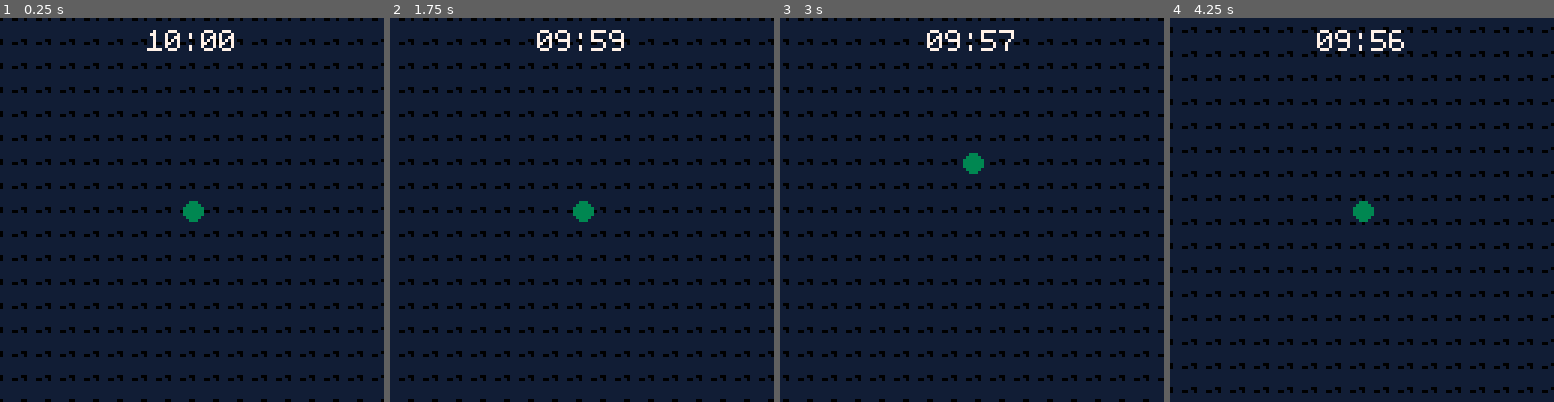
Above: before the commit, frames 1-4 (left to right).
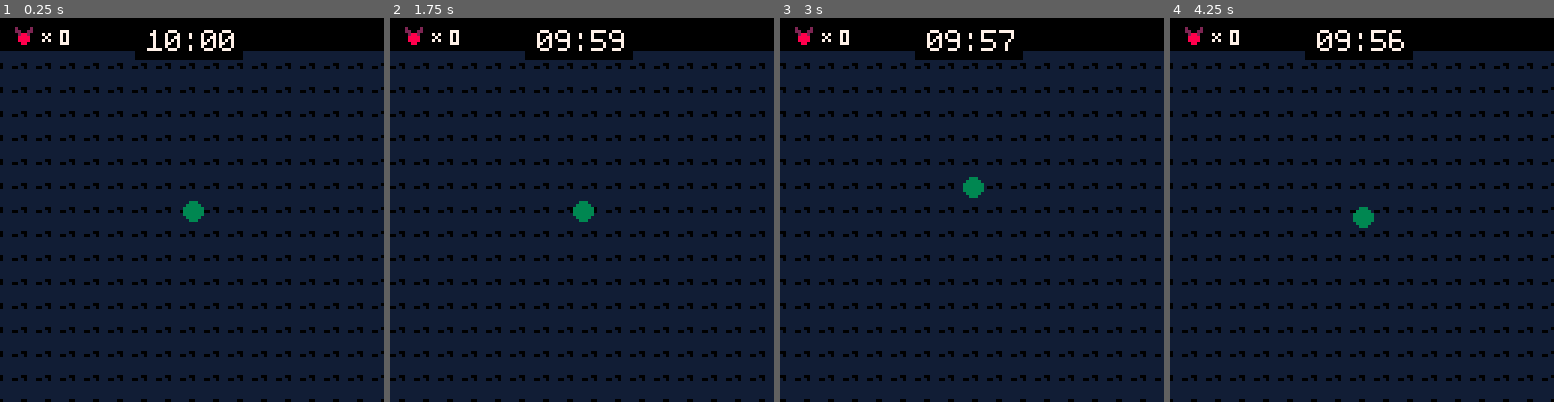
Above: after the commit, the same moments.

Repository: kevinthompson/moonbreak-p8
Game: PICO-8 cartridge game.p8
The game is run twice, just before and just after one commit, with the same random seed, the same clock (stepped at 60 frames per second) and the same inputs.
Inputs:
- Up to frame 1 (0.25 s): no input
- Up to frame 2 (1.75 s): hold Right from 1.6 s (still down)
- Up to frame 3 (3 s): release Right at 2.1 s; hold Up 2.15-2.42 s; hold Right from 2.47 s (still down)
- Up to frame 4 (4.25 s): release Right at 3.03 s; hold Left 3.08-3.58 s; hold Down 3.63-3.97 s; hold Right from 4.02 s (still down)

The runs differ from the first frame. In frame 1, 8.1% of the frame differs, in the area x 0-100%, y 0-11%; in frame 2, 19%; in frame 3, 17%; in frame 4, 23%, in the area x 0-100%, y 0-100%.

Commit message:
feat: initial minion count UI

Diff:
--- a/game.lua
+++ b/game.lua
@@ -1,34 +1,8 @@
-player = entity:new({
-  x=64,
-  y=64,
-  speed=1,
-
-  update=function(_ENV)
-    local dx=0
-    local dy=0
-
-    if (btn(0)) dx-=1
-    if (btn(1)) dx+=1
-    if (btn(2)) dy-=1
-    if (btn(3)) dy+=1
-
-    -- normalize movement speed
-    if dx!=0 or dy != 0 then
-      local angle = atan2(dx,dy)
-      x+=cos(angle) * speed
-      y+=sin(angle) * speed
-    end
-  end,
-
-  draw=function(_ENV)
-    circfill(x,y,3,3)
-  end
-})
-
 time_limit = 601
 
 function game_init()
   time_start = time()
+  minions = {}
 end
 
 function game_update()
@@ -40,18 +14,32 @@
   cls(0)
   map()
   player:draw()
-  print_time()
-end
-
-function print_time()
-  local time_left = (time_limit - time() - time_start) \ 1
-  local m = pad(time_left \ 60,2,"0")
-  local s = pad(time_left % 60,2,"0")
-  printc(m .. ":" .. s,4,7,6)
+  draw_ui()
 end
 
 function update_camera()
   cx = mid(0, player.x - 64, 896)
-  cy = mid(0, player.y - 64, 384)
+  cy = mid(0, player.y - 71, 384)
   camera(cx,cy)
 end
+
+function draw_ui()
+  -- draw ui background
+  rectfill(cx,cy,cx+128,cy+10,0)
+  rectfill(cx+45,cy,cx+80,cy+13,0)
+
+  -- print time
+  local time_left = (time_limit - time() - time_start) \ 1
+  local m = pad(time_left \ 60,2,"0")
+  local s = pad(time_left % 60,2,"0")
+
+  poke(0x5f58,0x81)
+  printc(m .. ":" .. s,4,7,6)
+  poke(0x5f58,0x80)
+
+  -- show minion count
+  local mcy=2
+  spr(2,cx+4,cy+mcy)
+  spr(0,cx+12,cy+mcy+1)
+  print(#minions,cx+20,cy+mcy+2,7)
+end
--- a/game.p8
+++ b/game.p8
@@ -4,21 +4,29 @@
 -- ld55
 -- made by kevin
 
+-- utilities
 #include debug.lua
 #include class.lua
 #include helpers.lua
+
+-- scenes
 #include splash.lua
 #include title.lua
 #include game.lua
+
+-- entities
+#include player.lua
+
+-- main
 #include main.lua
 __gfx__
 00000000011100110000000000000000000000000000000000000000000000000000000000000000000000000000000000000000000000000000000000000000
-00000000111111110000000000000000000000000000000000000000000000000000000000000000000000000000000000000000000000000000000000000000
-00700700111111110000000000000000000000000000000000000000000000000000000000000000000000000000000000000000000000000000000000000000
-00077000111111110000000000000000000000000000000000000000000000000000000000000000000000000000000000000000000000000000000000000000
-00077000111111110000000000000000000000000000000000000000000000000000000000000000000000000000000000000000000000000000000000000000
-00700700111111110000000000000000000000000000000000000000000000000000000000000000000000000000000000000000000000000000000000000000
-00000000111111110000000000000000000000000000000000000000000000000000000000000000000000000000000000000000000000000000000000000000
+00000000111111110200002000000000000000000000000000000000000000000000000000000000000000000000000000000000000000000000000000000000
+00707000111111110220022000000000000000000000000000000000000000000000000000000000000000000000000000000000000000000000000000000000
+00070000111111110028820000000000000000000000000000000000000000000000000000000000000000000000000000000000000000000000000000000000
+00707000111111110088880000000000000000000000000000000000000000000000000000000000000000000000000000000000000000000000000000000000
+00000000111111110088880000000000000000000000000000000000000000000000000000000000000000000000000000000000000000000000000000000000
+00000000111111110008800000000000000000000000000000000000000000000000000000000000000000000000000000000000000000000000000000000000
 00000000011111100000000000000000000000000000000000000000000000000000000000000000000000000000000000000000000000000000000000000000
 00000000000000000000000000000000000000000000000000000000000000000000000000000000000000000000000000000000000000000000000000000000
 00000000000000000000000000000000000000000000000000000000000000000000000000000000000000000000000000000000000000000000000000000000
--- a/main.lua
+++ b/main.lua
@@ -3,10 +3,9 @@
 pal(1,129,1)
 
 -- enable custom font
-poke(0x5f58,0x81)
 poke(0x5600,unpack(split"6,6,9,0,0,0,0,0,0,0,0,0,0,0,0,0,0,0,0,0,0,0,0,0,0,0,0,0,0,0,0,0,0,0,0,0,0,0,0,0,0,0,0,0,0,0,0, …(2892 unchanged characters)…
 
-
+-- camera config
 cx = 0
 cy = 0
 
--- /dev/null
+++ b/player.lua
@@ -0,0 +1,26 @@
+player = entity:new({
+  x=64,
+  y=64,
+  speed=.5,
+
+  update=function(_ENV)
+    local dx=0
+    local dy=0
+
+    if (btn(0)) dx-=1
+    if (btn(1)) dx+=1
+    if (btn(2)) dy-=1
+    if (btn(3)) dy+=1
+
+    -- normalize movement speed
+    if dx!=0 or dy != 0 then
+      local angle = atan2(dx,dy)
+      x+=cos(angle) * speed
+      y+=sin(angle) * speed
+    end
+  end,
+
+  draw=function(_ENV)
+    circfill(x,y,3,3)
+  end
+})
Not shown, changed: TODO.md
